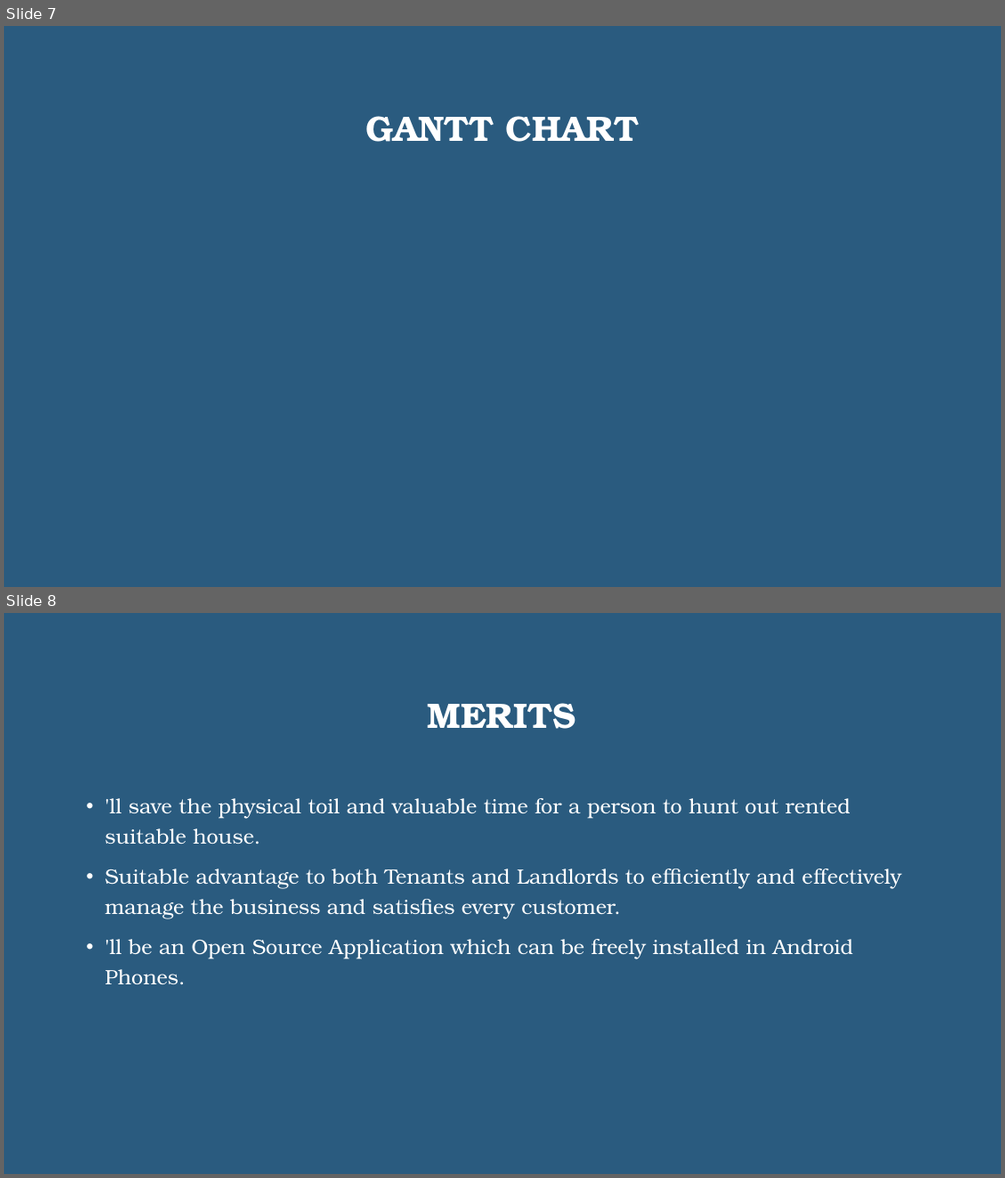
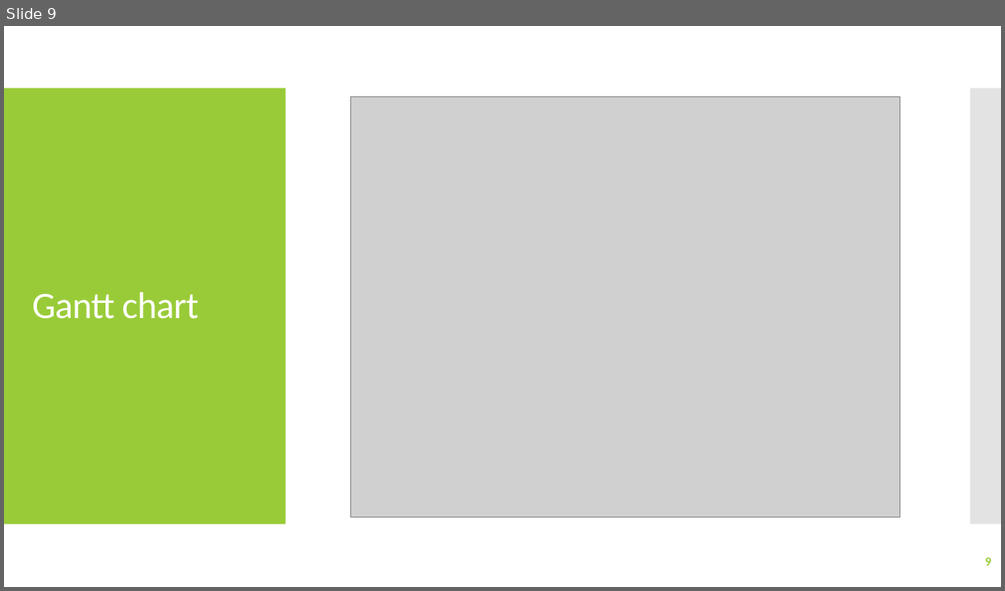
Before and after one commit to Sbdpratik/gharbeti, a slide deck: GharBeti.pptx. Shown one above the other, each under a label of ours: slides 7 and 8 before the commit, slide 9 after it. The pictures are 1005x1178 and 1005x591 pixels, drawn with LibreOffice and Linux fonts; fonts in the diff are those of the drawing; grey boxes stand for pictures. Boxes give left, top, right and bottom in pixels: in the first picture for what was removed or moved away, otherwise in the second. Text is boxed around its words. In the diff, an @@ line names an element or a change of style, - is before the commit and + after.

```diff
--- a/GharBeti.pptx
+++ b/GharBeti.pptx
@@ slide 8 removed at (4,613,1001,1174), background #2A5B7F @@
@@ title removed at (428,703,576,729) @@
-MERITS
@@ text removed at (105,798,901,984) @@
-• 'll save the physical toil and valuable time for a person to hunt out rented suitable house.
-• Suitable advantage to both Tenants and Landlords to efficiently and effectively manage the business and satisfies every customer.
-• 'll be an Open Source Application which can be freely installed in Android Phones.
@@ what was slide 7 is now slide 9 @@
@@ slide 9 changed as well @@
@@ background #2A5B7F to #FFFFFF @@
@@ rectangle added at (4,88,286,524), fill #99CB38 @@
@@ picture added at (351,96,900,516) @@
@@ rectangle added at (971,88,1001,524), fill #C8C8C8 at 50% opacity @@
@@ title at (32,292,199,319): text changed; size 34 to 36 pt; font TeX Gyre Bonum to Calibri; bold off @@
-GANTT CHART
+Gantt chart
@@ page number added at (985,557,991,565), 12 pt, text #99CB38, bold @@
+9
```
Also in this commit, not shown: 3 other slides changed, 8 slides added, 6 other slides removed, 1 other file.
